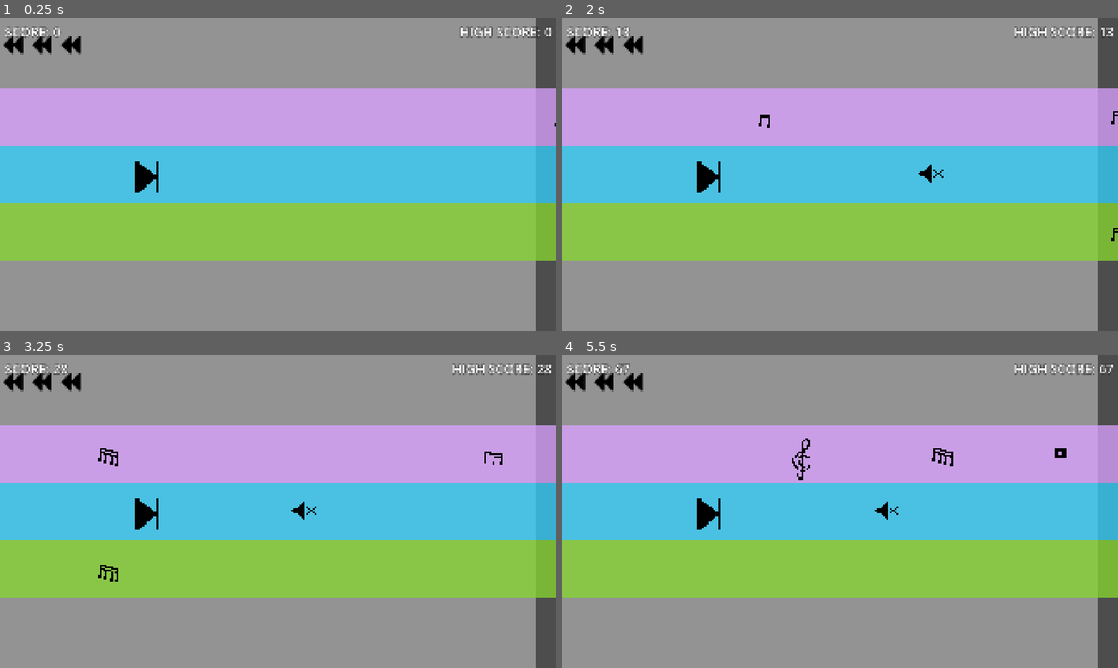
Above: before the commit, frames 1-4 (two rows, left to right).
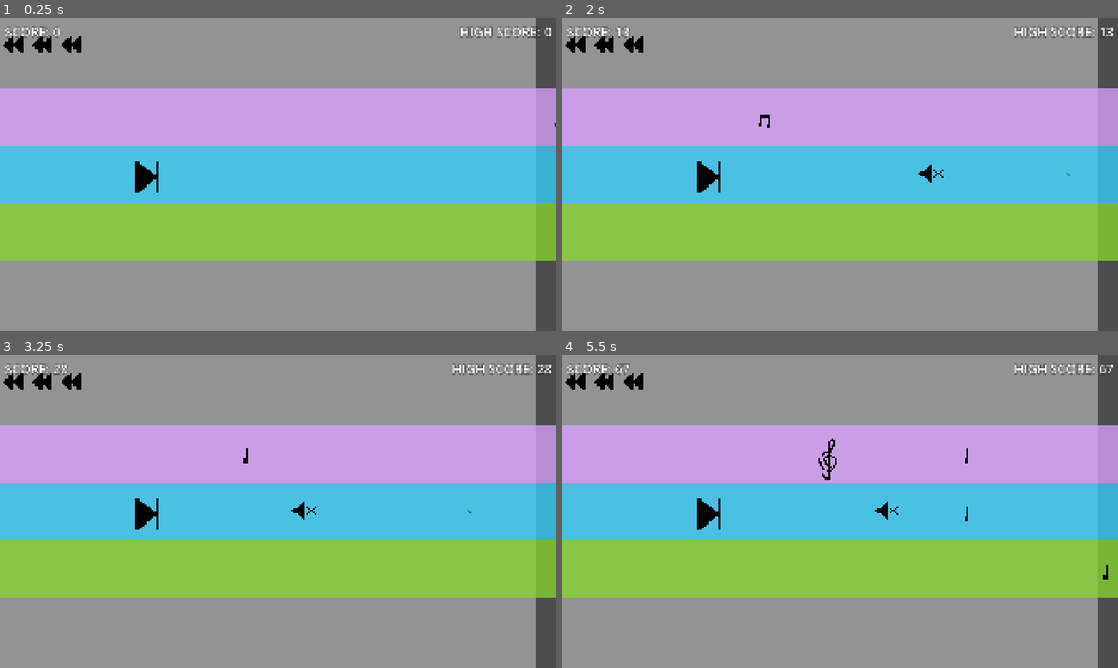
Above: after the commit, the same moments.

Repository: chorwat2137/haven-2026
Game: Godot game, scene res://scenes/main.tscn
Same seed, same stepped clock (60 frames per second), same inputs: the game is played once before the commit and once after it.
Inputs:
- Up to frame 1 (0.25 s): no input
- Up to frame 2 (2 s): tap Enter (ui_accept) at 0.5, 0.77, 1.52 s; hold Right (ui_right) from 0.53 s (still down); tap Space (shoot) at 0.6, 1.35 s
- Up to frame 3 (3.25 s): release Right (ui_right) at 2.03 s; hold Left (ui_left) 2.03-2.78 s; tap Space (shoot) at 2.1, 2.85 s; hold Right (ui_right) from 2.78 s (still down); tap Enter (ui_accept) at 3.02 s
- Up to frame 4 (5.5 s): tap Space (shoot) at 3.6, 4.35, 5.1 s; tap Enter (ui_accept) at 3.77, 4.52 s; release Right (ui_right) at 4.28 s; hold Left (ui_left) 4.28-5.03 s; hold Right (ui_right) from 5.03 s (still down)

The runs differ from the first frame. In frame 1, 0.1% of the frame differs, in the area x 0-15%, y 5-12%; in frame 2, 0.1%; in frame 3, 0.3%; in frame 4, 0.6%, in the area x 0-99%, y 5-72%.

Commit message:
działa animacja na 100 procent

Diff:
--- a/scenes/hp.tscn
+++ b/scenes/hp.tscn
@@ -50,6 +50,7 @@
 scale = Vector2(4, 4)
 
 [node name="Sprite2D" type="Sprite2D" parent="Area2D" unique_id=612492977]
+texture_filter = 1
 texture = ExtResource("1_al052")
 
 [node name="AnimatedSprite2D" type="AnimatedSprite2D" parent="Area2D" unique_id=2044642213]
--- a/scenes/pocisk.tscn
+++ b/scenes/pocisk.tscn
@@ -64,3 +64,5 @@
 scale = Vector2(1.1, 1.1)
 sprite_frames = SubResource("SpriteFrames_7ue5k")
 animation = &"death"
+
+[node name="Timer" type="Timer" parent="." unique_id=535517300]
--- a/scripts/pocisk.gd
+++ b/scripts/pocisk.gd
@@ -13,6 +13,7 @@
 
 func die():
 	timer_disappear.start()
+	$CollisionShape2D.set_deferred("disabled", true)
 	$Sprite2D.visible = false
 	$AnimatedSprite2D.visible = true
 	$AnimatedSprite2D.play("death")
--- a/scripts/sp_1.gd
+++ b/scripts/sp_1.gd
@@ -3,12 +3,13 @@
 var timer_disappear = Timer.new()
 
 func _ready() -> void:
-	timer_disappear.wait_time = 0.05
+	timer_disappear.wait_time = 0.5
 	timer_disappear.timeout.connect(make_inivisible)
 	add_child(timer_disappear)
 
 
 func die():
+	$CollisionShape2D.set_deferred("disabled", true)
 	timer_disappear.start()
 	$Sprite2D.visible = false
 	$AnimatedSprite2D.visible = true
--- a/scripts/triola.gd
+++ b/scripts/triola.gd
@@ -6,7 +6,7 @@
 func _ready() -> void:
 	var random = rng.randi_range(1, 8)
 	print(random)
-	timer_disappear.wait_time = 0.05
+	timer_disappear.wait_time = 0.5
 	timer_disappear.timeout.connect(make_inivisible)
 	add_child(timer_disappear)
 
@@ -15,6 +15,7 @@
 
 func die():
 	timer_disappear.start()
+	$CollisionShape2D.set_deferred("disabled", true)
 	$Sprite2D.visible = false
 	$AnimatedSprite2D.visible = true
 	$AnimatedSprite2D.play("death")
